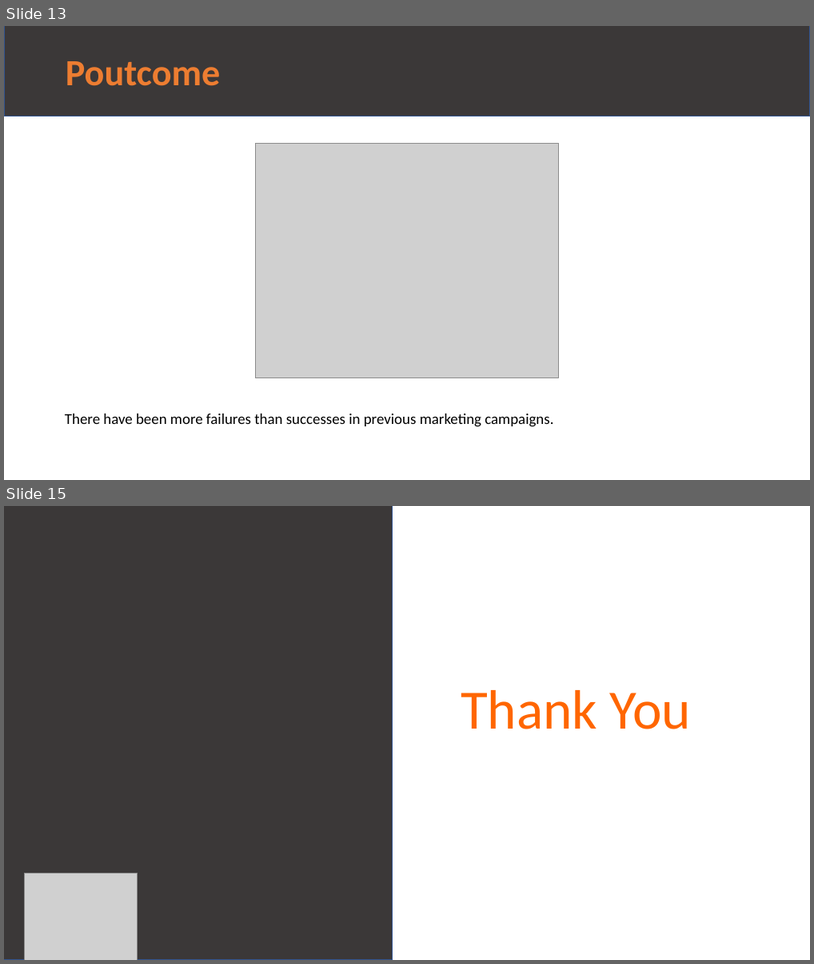
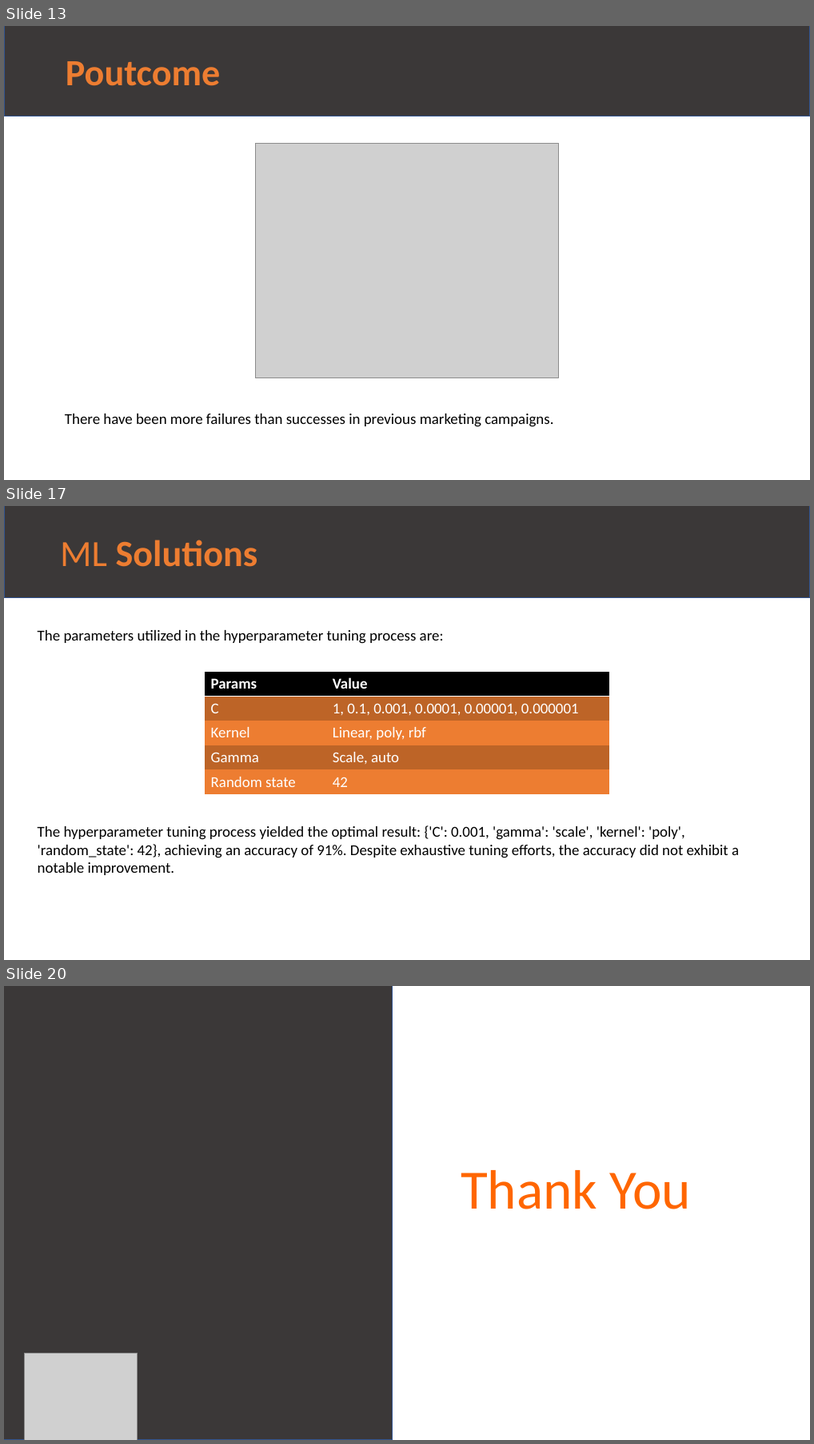
Before and after one commit to MuhammadNurilHuda/Bank-Marketing-Campaign, a slide deck: Bank Marketing Campaign - Final.pptx. Shown one above the other, each under a label of ours: slides 13 and 15 before the commit, slides 13, 17 and 20 after it; the slides between them are not shown. The pictures are 814x964 and 814x1444 pixels, drawn with LibreOffice and Linux fonts; fonts in the diff are those of the drawing; grey boxes stand for pictures. Boxes give left, top, right and bottom in pixels: in the first picture for what was removed or moved away, otherwise in the second. Text is boxed around its words. In the diff, an @@ line names an element or a change of style, - is before the commit and + after.

```diff
--- a/Bank Marketing Campaign - Final.pptx
+++ b/Bank Marketing Campaign - Final.pptx
@@ slide 17 added at bbox=[4, 506, 810, 960], background #FFFFFF @@
@@ rectangle added at bbox=[4, 506, 810, 597], fill #3B3838, outline #325491 1 pt, 44 pt, text #ED7D31, bold @@
+ML Solutions
@@ text added at bbox=[38, 630, 444, 644], 18 pt, text #000000 @@
+The parameters utilized in the hyperparameter tuning process are:
@@ table added at bbox=[205, 672, 610, 795], 5 rows, 2 columns @@
+Params | Value
+C | 1, 0.1, 0.001, 0.0001, 0.00001, 0.000001
+Kernel | Linear, poly, rbf
+Gamma | Scale, auto
+Random state | 42
@@ text added at bbox=[38, 825, 739, 875], 18 pt, text #000000 @@
+The hyperparameter tuning process yielded the optimal result: {'C': 0.001, 'gamma': 'scale', 'kernel': 'poly', 'random_state': 42}, achieving an accuracy of 91%. Despite exhaustive tuning efforts, the accuracy did not exhibit a notable improvement.
@@ what was slide 15 is now slide 20 @@
```
Also in this commit, not shown: 1 slide changed, 5 other slides added, 1 slide removed, 6 other files.
